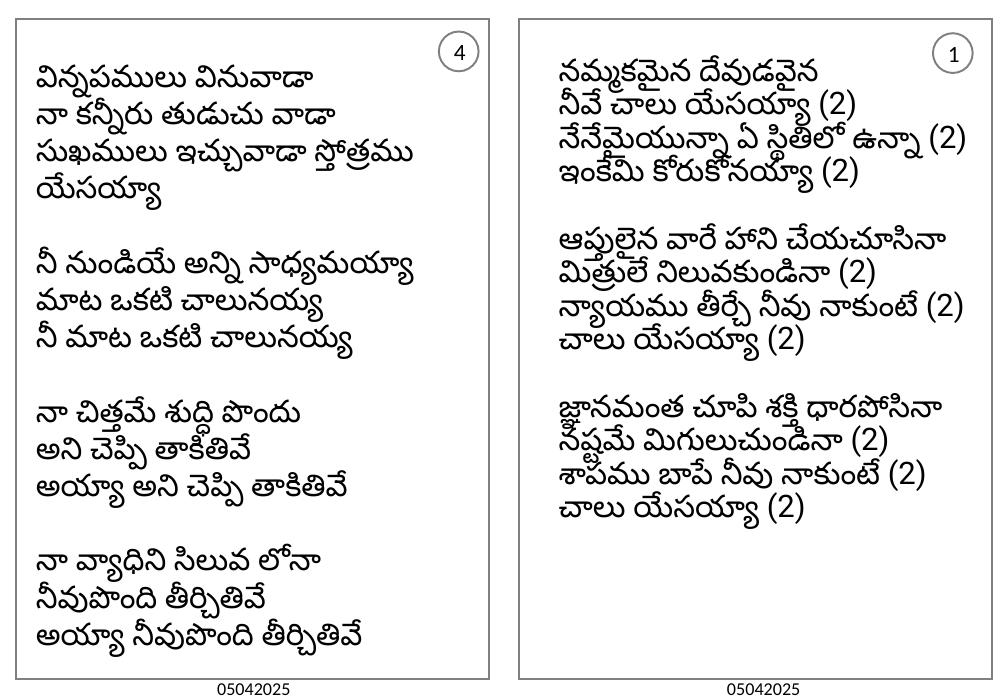
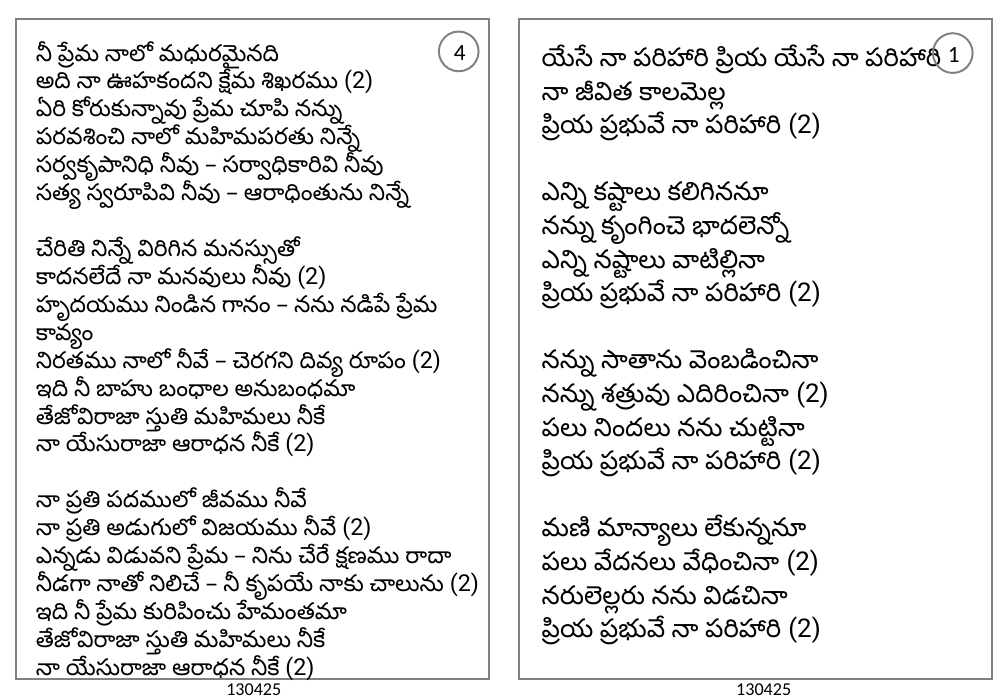
Before and after one commit to venu-webdev/songsDb, a slide deck: slide 1 of songsTemplate.pptx. Drawn at 1008x698 pixels with LibreOffice and Linux fonts; fonts in the diff are those of the drawing. Boxes give left, top, right and bottom in pixels: in the first picture for what was removed or moved away, otherwise in the second. Text is boxed around its words. In the diff, an @@ line names an element or a change of style, - is before the commit and + after.

```diff
--- a/songsTemplate.pptx
+++ b/songsTemplate.pptx
@@ text at <box>36,44,479,680</box>: text changed; size 24 to 18 pt @@
-విన్నపములు వినువాడా
-నా కన్నీరు తుడుచు వాడా
-సుఖములు ఇచ్చువాడా స్తోత్రము యేసయ్యా
-నీ నుండియే అన్ని సాధ్యమయ్యా
-మాట ఒకటి చాలునయ్య
-నీ మాట ఒకటి చాలునయ్య
-నా చిత్తమే శుద్ధి పొందు
-అని చెప్పి తాకితివే
-అయ్యా అని చెప్పి తాకితివే
-నా వ్యాధిని సిలువ లోనా
-నీవుపొంది తీర్చితివే
-అయ్యా నీవుపొంది తీర్చితివే
+నీ ప్రేమ నాలో మధురమైనది
+అది నా ఊహకందని క్షేమ శిఖరము (2)
+ఏరి కోరుకున్నావు ప్రేమ చూపి నన్ను
+పరవశించి నాలో మహిమపరతు నిన్నే
+సర్వకృపానిధి నీవు – సర్వాధికారివి నీవు
+సత్య స్వరూపివి నీవు – ఆరాధింతును నిన్నే
+చేరితి నిన్నే విరిగిన మనస్సుతో
+కాదనలేదే నా మనవులు నీవు (2)
+హృదయము నిండిన గానం – నను నడిపే ప్రేమ కావ్యం
+నిరతము నాలో నీవే – చెరగని దివ్య రూపం (2)
+ఇది నీ బాహు బంధాల అనుబంధమా
+తేజోవిరాజా స్తుతి మహిమలు నీకే
+నా యేసురాజా ఆరాధన నీకే (2)
+నా ప్రతి పదములో జీవము నీవే
+నా ప్రతి అడుగులో విజయము నీవే (2)
+ఎన్నడు విడువని ప్రేమ – నిను చేరే క్షణము రాదా
+నీడగా నాతో నిలిచే – నీ కృపయే నాకు చాలును (2)
+ఇది నీ ప్రేమ కురిపించు హేమంతమా
+తేజోవిరాజా స్తుతి మహిమలు నీకే
+నా యేసురాజా ఆరాధన నీకే (2)
@@ text at <box>542,47,941,645</box>: text changed; size 24 to 20 pt @@
-నమ్మకమైన దేవుడవైన
-నీవే చాలు యేసయ్యా (2)
-నేనేమైయున్నా ఏ స్థితిలో ఉన్నా (2)
-ఇంకేమి కోరుకోనయ్యా (2)
-ఆప్తులైన వారే హాని చేయచూసినా
-మిత్రులే నిలువకుండినా (2)
-న్యాయము తీర్చే నీవు నాకుంటే (2)
-చాలు యేసయ్యా (2)
-జ్ఞానమంత చూపి శక్తి ధారపోసినా
-నష్టమే మిగులుచుండినా (2)
-శాపము బాపే నీవు నాకుంటే (2)
-చాలు యేసయ్యా (2)
+యేసే నా పరిహారి ప్రియ యేసే నా పరిహారి
+నా జీవిత కాలమెల్ల
+ప్రియ ప్రభువే నా పరిహారి (2)
+ఎన్ని కష్టాలు కలిగిననూ
+నన్ను కృంగించె భాదలెన్నో
+ఎన్ని నష్టాలు వాటిల్లినా
+ప్రియ ప్రభువే నా పరిహారి (2)
+నన్ను సాతాను వెంబడించినా
+నన్ను శత్రువు ఎదిరించినా (2)
+పలు నిందలు నను చుట్టినా
+ప్రియ ప్రభువే నా పరిహారి (2)
+మణి మాన్యాలు లేకున్ననూ
+పలు వేదనలు వేధించినా (2)
+నరులెల్లరు నను విడచినా
+ప్రియ ప్రభువే నా పరిహారి (2)
@@ text at <box>226,683,281,695</box>: text changed @@
-05042025
+130425
@@ text at <box>736,683,791,695</box>: text changed @@
-05042025
+130425
```
Also in this commit, not shown: 1 other slide changed, 6 other files.
